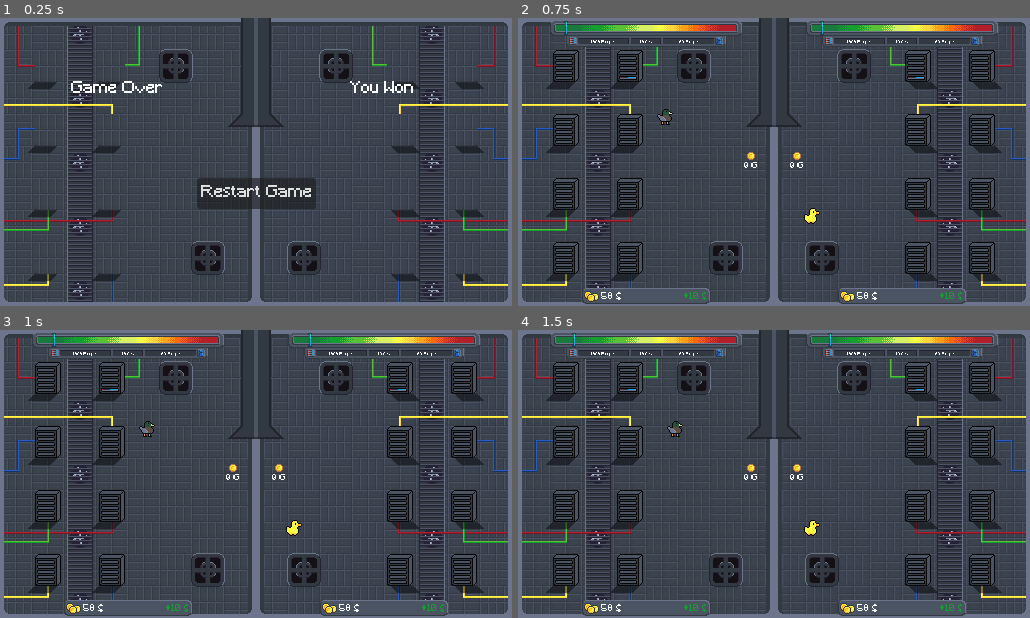
Above: before the commit, frames 1-4 (two rows, left to right).
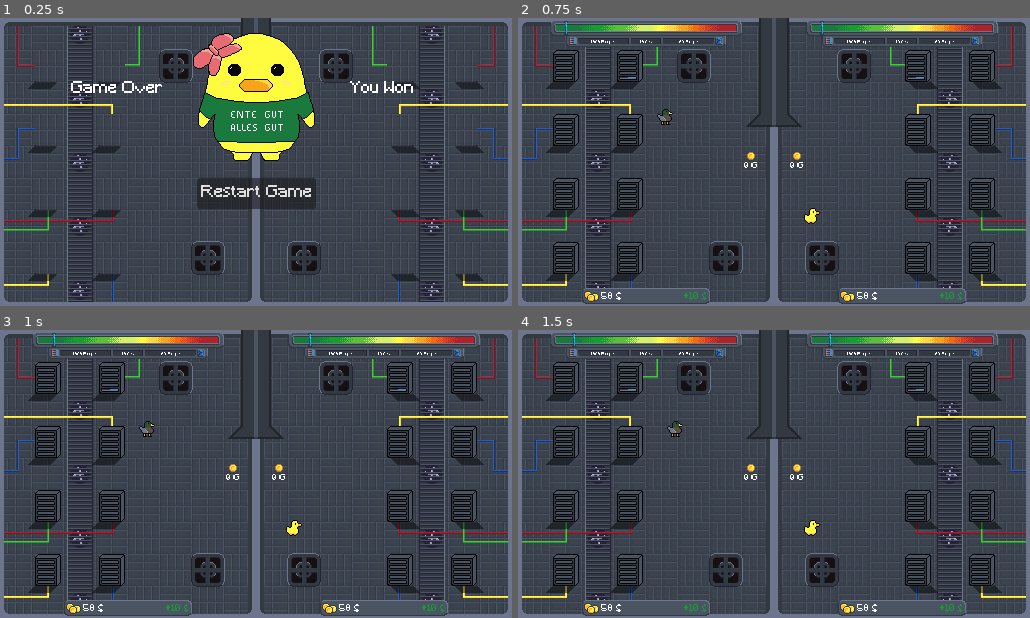
Above: after the commit, the same moments.

Repository: Joinsider/HetznerGamejam2025
Game: Godot game, scene res://scene/GameOver.tscn
The game is run twice, just before and just after one commit, with the same random seed, the same clock (stepped at 60 frames per second) and the same inputs. This scene is started directly instead of the project's main scene.
Inputs:
- Up to frame 1 (0.25 s): no input
- Up to frame 2 (0.75 s): click "Restart Game" at 0.5 s
- Up to frame 3 (1 s): no input
- Up to frame 4 (1.5 s): tap Enter (ui_accept) at 1.25 s; hold D (player0_right) from 1.28 s (still down); tap E (player0_interact) at 1.35 s

The runs differ from the first frame. In frame 1, 7.8% of the frame differs, in the area x 37-62%, y 5-50%; in frame 2, nothing differs; in frame 3, nothing differs; in frame 4, nothing differs.

Commit message:
Update Gameover screen and add Duck

Diff:
--- a/scene/GameOver.tscn
+++ b/scene/GameOver.tscn
@@ -1,7 +1,8 @@
-[gd_scene load_steps=3 format=3 uid="uid://b7s2d5a3qd8a5"]
+[gd_scene load_steps=4 format=3 uid="uid://b7s2d5a3qd8a5"]
 
 [ext_resource type="Texture2D" uid="uid://8pyutmsfoh6e" path="res://sprites/Background.png" id="1_0mfy4"]
 [ext_resource type="Script" uid="uid://bchhuaunfijte" path="res://scripts/gameOver.gd" id="2_tbok3"]
+[ext_resource type="Texture2D" uid="uid://c7bic0mtr6vuc" path="res://sprites/Duck-end.png" id="3_vq0q6"]
 
 [node name="Node2D" type="Node2D"]
 
@@ -45,3 +46,7 @@
 offset_right = 442.0
 offset_bottom = 79.0
 text = "You Won"
+
+[node name="Sprite2D2" type="Sprite2D" parent="."]
+position = Vector2(256, 79)
+texture = ExtResource("3_vq0q6")
Binary file added: sprites/Duck-end.png
Not shown, added: sprites/Duck-end.png.import
